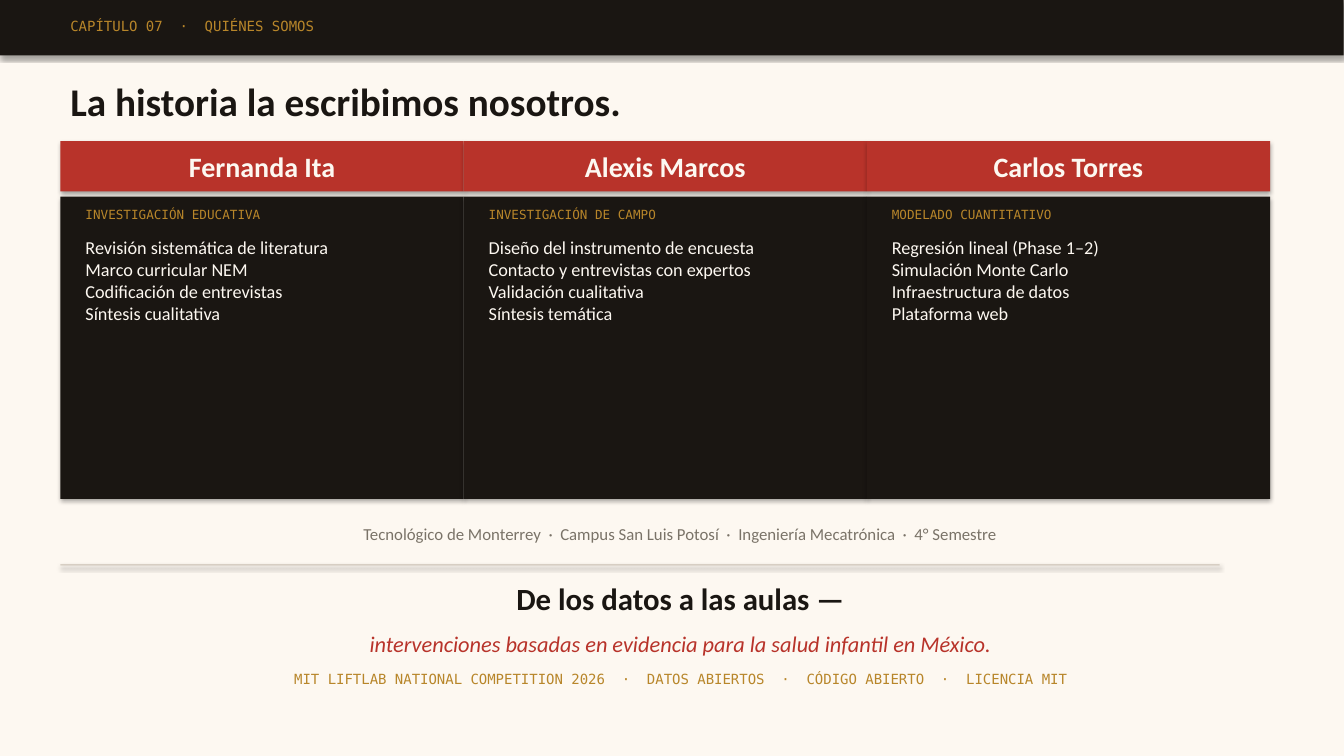
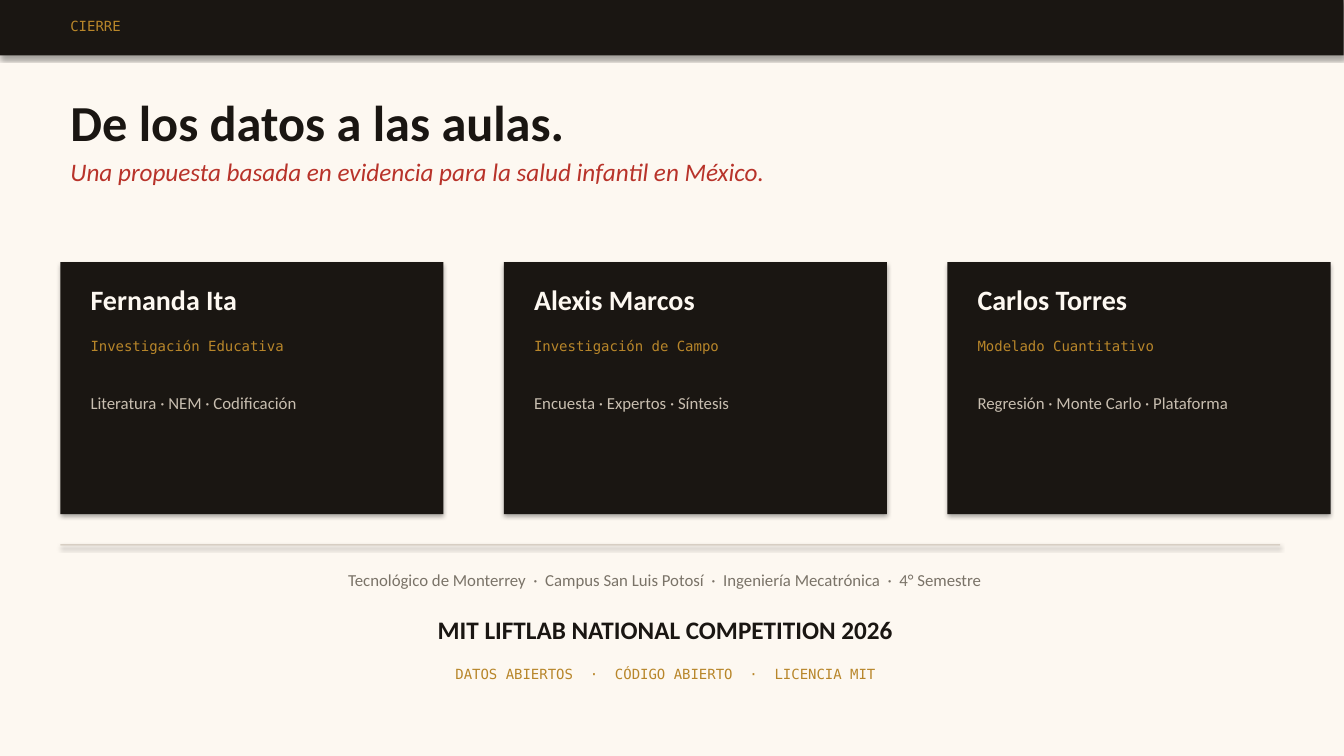
Before and after one commit to torrescarlos021/mit-liftlab-2026, a slide deck: slide 14 of mit-liftlab-2026/MIT_LiftLab_2026_Storytelling.pptx. Drawn at 1344x756 pixels with LibreOffice and Linux fonts; fonts in the diff are those of the drawing. Boxes give left, top, right and bottom in pixels: in the first picture for what was removed or moved away, otherwise in the second. Text is boxed around its words. In the diff, an @@ line names an element or a change of style, - is before the commit and + after.

```diff
--- a/mit-liftlab-2026/MIT_LiftLab_2026_Storytelling.pptx
+++ b/mit-liftlab-2026/MIT_LiftLab_2026_Storytelling.pptx
@@ text at (70,20,120,31): text changed @@
-CAPÍTULO 07 · QUIÉNES SOMOS
+CIERRE
@@ text removed at (70,88,621,117) @@
-La historia la escribimos nosotros.
@@ text at (70,105,565,142): text changed; size 22 to 36 pt @@
-De los datos a las aulas —
+De los datos a las aulas.
@@ rectangle removed at (60,141,464,192) @@
@@ rectangle removed at (464,141,867,192) @@
@@ rectangle removed at (867,141,1270,192) @@
@@ text at (70,163,764,185): text changed; size 16 to 18 pt @@
-intervenciones basadas en evidencia para la salud infantil en México.
+Una propuesta basada en evidencia para la salud infantil en México.
@@ rectangle: place and size @@
-rectangle at (60,197,464,499)
+rectangle at (60,262,444,514)
@@ text removed at (489,241,754,320) @@
-Diseño del instrumento de encuesta
-Contacto y entrevistas con expertos
-Validación cualitativa
-Síntesis temática
@@ rectangle: place and size @@
-rectangle at (464,197,867,499)
+rectangle at (504,262,887,514)
@@ text removed at (892,241,1099,320) @@
-Regresión lineal (Phase 1–2)
-Simulación Monte Carlo
-Infraestructura de datos
-Plataforma web
@@ rectangle: place and size @@
-rectangle at (867,197,1270,499)
+rectangle at (948,262,1331,514)
@@ text "Fernanda Ita": place and size @@
-text "Fernanda Ita" at (189,157,335,177)
+text "Fernanda Ita" at (91,290,237,310)
@@ text "Alexis Marcos": place and size @@
-text "Alexis Marcos" at (585,157,746,177)
+text "Alexis Marcos" at (534,290,695,311)
@@ alignment centre to left in 3 elements at (534,290,695,311), (91,290,237,310), (978,290,1127,310) @@
@@ text "Carlos Torres": place and size @@
-text "Carlos Torres" at (994,157,1143,177)
+text "Carlos Torres" at (978,290,1127,310)
@@ text at (91,340,284,354): text changed; size 9 to 10 pt @@
-INVESTIGACIÓN EDUCATIVA
+Investigación Educativa
@@ text at (534,340,719,354): text changed; size 9 to 10 pt @@
-INVESTIGACIÓN DE CAMPO
+Investigación de Campo
@@ text at (978,340,1154,351): text changed; size 9 to 10 pt @@
-MODELADO CUANTITATIVO
+Modelado Cuantitativo
@@ text at (91,397,296,409): text changed; size 13 to 12 pt; text colour #FDF8F1 to #C8BEB0 @@
-Revisión sistemática de literatura
-Marco curricular NEM
-Codificación de entrevistas
-Síntesis cualitativa
+Literatura · NEM · Codificación
@@ text added at (534,397,729,412), 12 pt, text #C8BEB0 @@
+Encuesta · Expertos · Síntesis
@@ text added at (978,397,1228,412), 12 pt, text #C8BEB0 @@
+Regresión · Monte Carlo · Plataforma
@@ text "Tecnológico de Monterrey · Campus ...": place and size @@
-text "Tecnológico de Monterrey · Campus ..." at (363,528,996,543)
+text "Tecnológico de Monterrey · Campus ..." at (348,574,981,589)
@@ rectangle: place and size @@
-rectangle at (60,565,1220,566)
+rectangle at (60,544,1280,545)
@@ text added at (438,621,892,639), 18 pt, text #1A1612, bold @@
+MIT LIFTLAB NATIONAL COMPETITION 2026
@@ text at (455,667,875,679): text changed @@
-MIT LIFTLAB NATIONAL COMPETITION 2026 · DATOS ABIERTOS · CÓDIGO ABIERTO · LICENCIA MIT
+DATOS ABIERTOS · CÓDIGO ABIERTO · LICENCIA MIT
```
Also in this commit, not shown: 4 other slides changed, 9 slides added, 9 slides removed, 1 other file.
